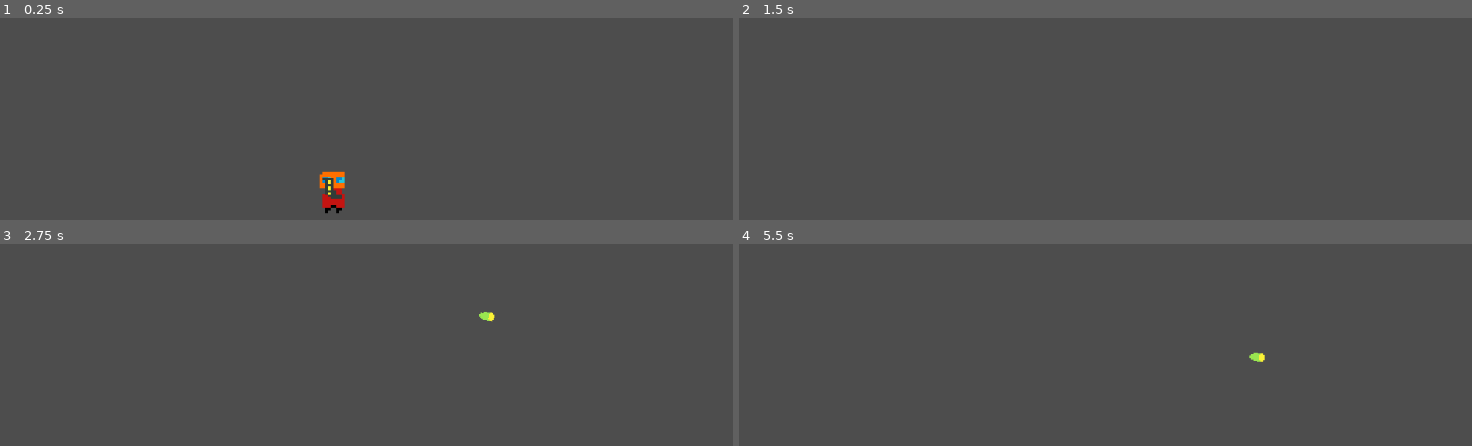
Above: before the commit, frames 1-4 (two rows, left to right).
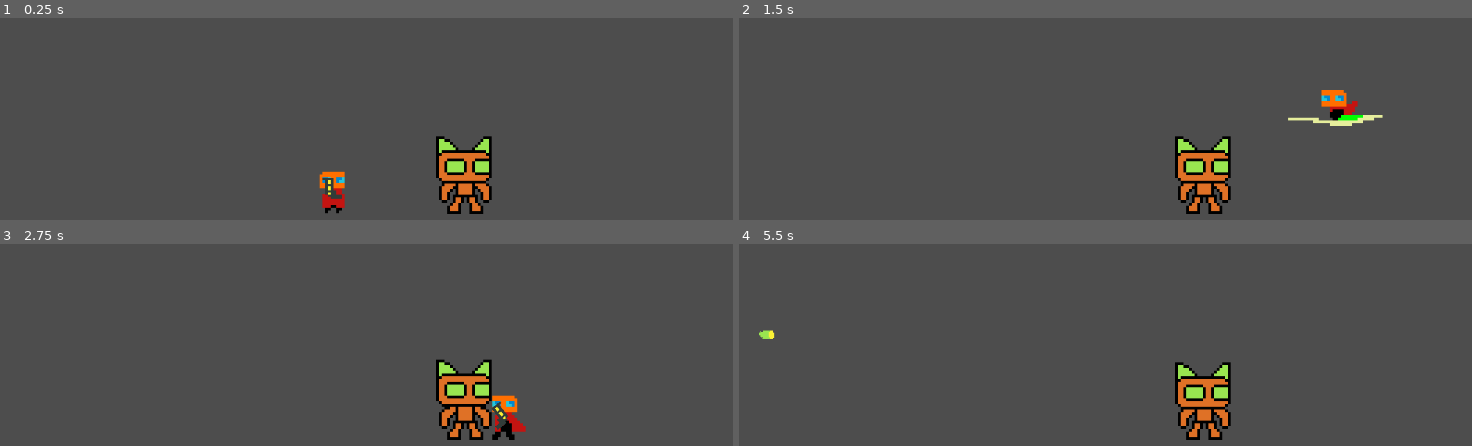
Above: after the commit, the same moments.

Repository: mendsergon/Kill-The-Food-Pyramid
Game: Godot game, scene res://Assets/Scenes/game.tscn
Same seed, same stepped clock (60 frames per second), same inputs: the game is played once before the commit and once after it.
Inputs (mouse positions are in pixels of both pictures, inside the frame that each line leads up to):
- Up to frame 1 (0.25 s): no input
- Up to frame 2 (1.5 s): move the mouse to (1244, 161) at 0.52 s; hold D (move_right) from 0.53 s (still down); tap Shift (dash) at 0.6 s; tap Space (jump) at 0.77 s; move the mouse to (914, 205) at 1.27 s; tap E (melee) at 1.35 s
- Up to frame 3 (2.75 s): tap Space (jump) at 1.52 s; move the mouse to (410, 310) at 2.02 s; release D (move_right) at 2.03 s; hold A (move_left) from 2.03 s (still down); click (410, 310) at 2.1 s
- Up to frame 4 (5.5 s): move the mouse to (outside the picture) at 2.77 s; release A (move_left) at 2.78 s; hold D (move_right) 2.78-4.28 s; tap Shift (dash) at 2.85, 5.1 s; tap Space (jump) at 3.02, 3.77, 4.52 s; move the mouse to (outside the picture) at 3.52 s; tap E (melee) at 3.6 s; move the mouse to (834, 342) at 4.27 s; hold A (move_left) 4.28-5.03 s; click (834, 342) at 4.35 s; move the mouse to (1112, 409) at 5.02 s; hold D (move_right) from 5.03 s (still down)

The runs differ from the first frame. In frame 1, 2.3% of the frame differs, in the area x 59-68%, y 58-98%; in frame 2, 3.2%; in frame 3, 3.2%, in the area x 59-72%, y 33-98%; in frame 4, 2.5%.

Commit message:
Added cyber cat scene, simple idle sprite and collision

Diff:
--- /dev/null
+++ b/Assets/Scenes/cyber_cat.tscn
@@ -0,0 +1,56 @@
+[gd_scene load_steps=8 format=3 uid="uid://cblsyvnaj77bb"]
+
+[ext_resource type="Texture2D" uid="uid://cjpsao3m3la83" path="res://Assets/Sprites/Cyber Cat/CC-000.png" id="1_3bn5i"]
+
+[sub_resource type="AtlasTexture" id="AtlasTexture_2y8am"]
+atlas = ExtResource("1_3bn5i")
+region = Rect2(0, 0, 32, 32)
+
+[sub_resource type="AtlasTexture" id="AtlasTexture_u6qys"]
+atlas = ExtResource("1_3bn5i")
+region = Rect2(32, 0, 32, 32)
+
+[sub_resource type="AtlasTexture" id="AtlasTexture_g4wj2"]
+atlas = ExtResource("1_3bn5i")
+region = Rect2(64, 0, 32, 32)
+
+[sub_resource type="AtlasTexture" id="AtlasTexture_qm4nf"]
+atlas = ExtResource("1_3bn5i")
+region = Rect2(96, 0, 32, 32)
+
+[sub_resource type="SpriteFrames" id="SpriteFrames_b35qe"]
+animations = [{
+"frames": [{
+"duration": 1.0,
+"texture": SubResource("AtlasTexture_2y8am")
+}, {
+"duration": 1.0,
+"texture": SubResource("AtlasTexture_u6qys")
+}, {
+"duration": 1.0,
+"texture": SubResource("AtlasTexture_g4wj2")
+}, {
+"duration": 1.0,
+"texture": SubResource("AtlasTexture_qm4nf")
+}],
+"loop": true,
+"name": &"Idle",
+"speed": 10.0
+}]
+
+[sub_resource type="RectangleShape2D" id="RectangleShape2D_3bn5i"]
+size = Vector2(20, 23)
+
+[node name="Cyber Cat" type="CharacterBody2D"]
+position = Vector2(-1, -14)
+
+[node name="AnimatedSprite2D" type="AnimatedSprite2D" parent="."]
+position = Vector2(1, -1)
+sprite_frames = SubResource("SpriteFrames_b35qe")
+animation = &"Idle"
+autoplay = "Idle"
+frame_progress = 0.734677
+
+[node name="CollisionShape2D" type="CollisionShape2D" parent="."]
+position = Vector2(0, 1.5)
+shape = SubResource("RectangleShape2D_3bn5i")
--- a/Assets/Scenes/game.tscn
+++ b/Assets/Scenes/game.tscn
@@ -1,13 +1,11 @@
-[gd_scene load_steps=3 format=3 uid="uid://bpbg1hrm0jn1k"]
+[gd_scene load_steps=4 format=3 uid="uid://bpbg1hrm0jn1k"]
 
 [ext_resource type="PackedScene" uid="uid://dr0o1vrv8l7kq" path="res://Assets/Scenes/player.tscn" id="1_nbu75"]
+[ext_resource type="PackedScene" uid="uid://cblsyvnaj77bb" path="res://Assets/Scenes/cyber_cat.tscn" id="2_pfbgl"]
 
 [sub_resource type="WorldBoundaryShape2D" id="WorldBoundaryShape2D_nbu75"]
 
 [node name="Game" type="Node2D"]
-
-[node name="Player" parent="." instance=ExtResource("1_nbu75")]
-position = Vector2(14, 0)
 
 [node name="Camera2D" type="Camera2D" parent="."]
 position = Vector2(14, -8)
@@ -17,3 +15,9 @@
 
 [node name="CollisionShape2D" type="CollisionShape2D" parent="StaticBody2D"]
 shape = SubResource("WorldBoundaryShape2D_nbu75")
+
+[node name="Cyber Cat" parent="." instance=ExtResource("2_pfbgl")]
+position = Vector2(61, -11)
+
+[node name="Player" parent="." instance=ExtResource("1_nbu75")]
+position = Vector2(14, 0)
--- a/Assets/Scripts/pistol_1.gd
+++ b/Assets/Scripts/pistol_1.gd
@@ -7,7 +7,7 @@
 @onready var muzzle: Marker2D = $Marker2D                  # Muzzle position for bullet spawn
 
 ### --- AIMING SYSTEM --- ###
-func _process(delta: float) -> void:
+func _process(_delta: float) -> void:
 	# Rotate to face the global mouse position
 	look_at(get_global_mouse_position())
 
--- a/Assets/Scripts/player.gd
+++ b/Assets/Scripts/player.gd
@@ -17,7 +17,7 @@
 
 ### --- NODE REFERENCES --- ###
 @onready var animated_sprite_2d: AnimatedSprite2D = $AnimatedSprite2D # Character sprite
-@onready var pistol_1: Node2D = $"Pistol 1"                            # Pistol node
+@onready var pistol_1: Node2D = $"Pistol 1" # Pistol node
 
 ### --- MOVEMENT STATE --- ###
 var is_dashing := false                 # True during dash
